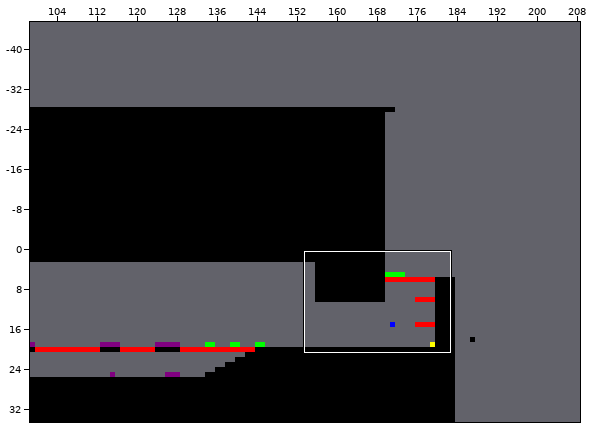
Two states of a Tiled map, levels/tmx/1-0.tmx. Above, an overview of the earlier version with the close-up marked.
Close-up. The starting point:
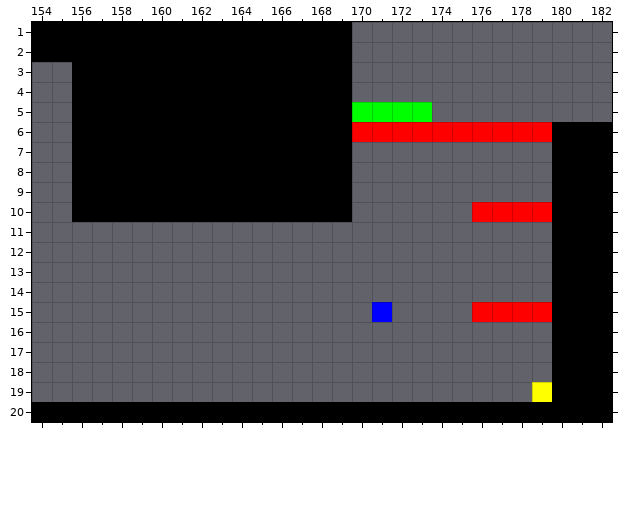
Cells are 20x20 px. Shown: x 154..182, y 1..20. The commit also changed other parts of the map, which this record leaves out. Layer "Tile Layer 1" is drawn 0,-9 px off the grid.
The same view after the edit:
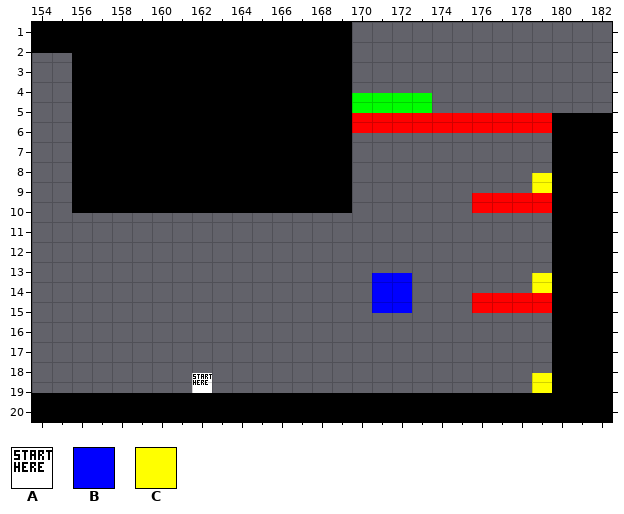
Key: from "Platformertesttiles": A 3, B 4, C 6.
_ is an empty cell, . an unchanged one.
Changes in this commit:
layer "Tile Layer 1" offset 0,0 -> 0,-9 px
--- layer "Tile Layer 1"
@@ x 179..179 @@
- 9 _
+ 9 C
@@ x 171..179 @@
-14 __......_
-15 ._.......
+14 BB......C
+15 .B.......
@@ x 162..162 @@
-19 _
+19 A
